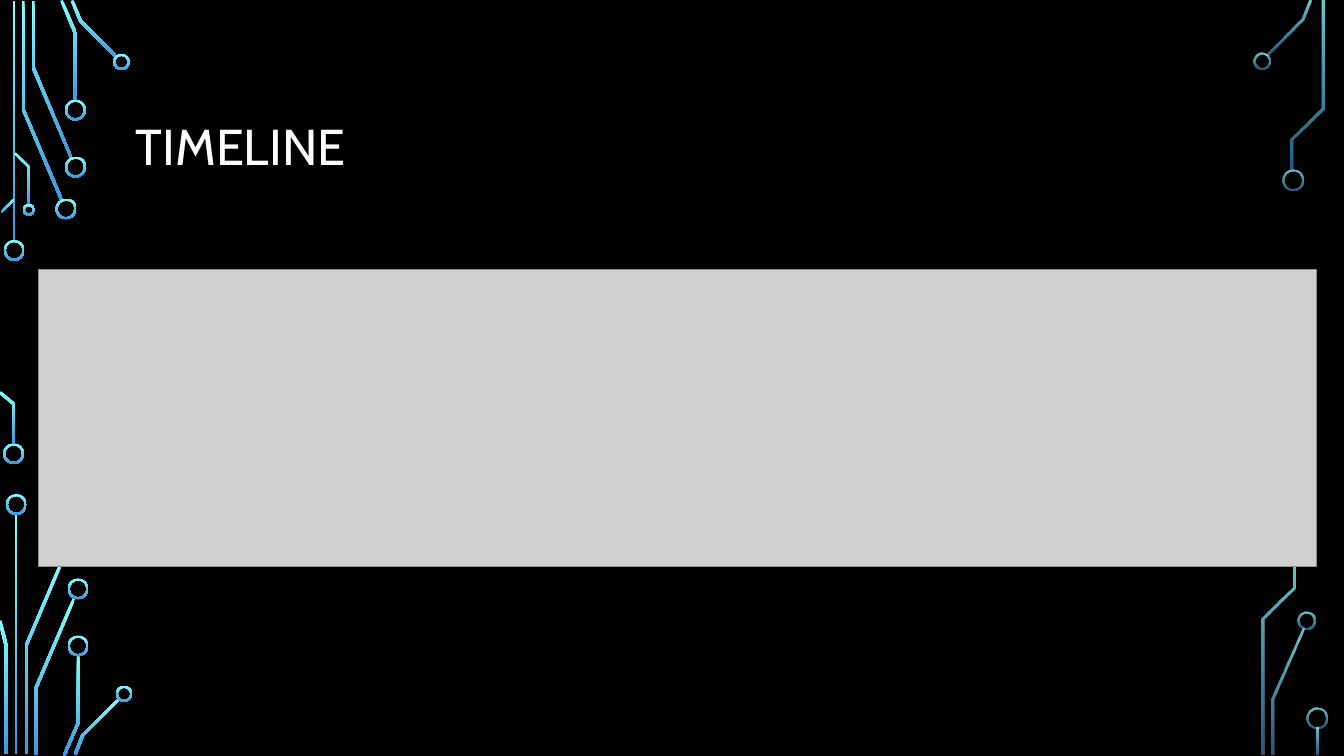
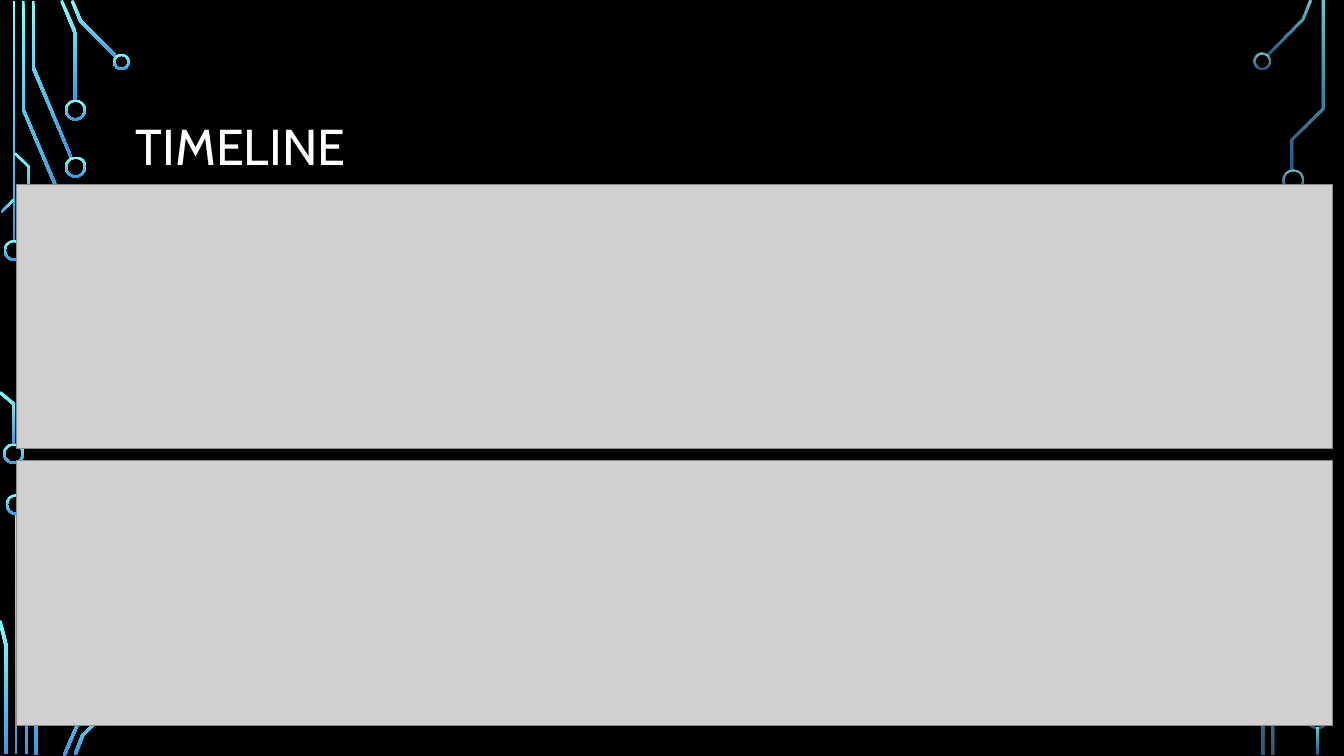
Before and after one commit to dontaylor6000/Group27_Tracker, a slide deck: slide 20 of Documentation/PDR.pptx. Drawn at 1344x756 pixels with LibreOffice and Linux fonts; fonts in the diff are those of the drawing; grey boxes stand for pictures; background and template pictures are left out. Boxes give left, top, right and bottom in pixels: in the first picture for what was removed or moved away, otherwise in the second. Text is boxed around its words. In the diff, an @@ line names an element or a change of style, - is before the commit and + after.

Commit message:
Update PDR.pptx
Updated timeline to reflect 6 weeks of waiting for hardware

```diff
--- a/Documentation/PDR.pptx
+++ b/Documentation/PDR.pptx
@@ picture added at (x1=16, y1=185, x2=1333, y2=449) @@
@@ picture removed at (x1=38, y1=269, x2=1316, y2=566) @@
@@ picture added at (x1=16, y1=461, x2=1333, y2=725) @@
@@ group removed at (x1=22, y1=199, x2=1316, y2=702): 6 freeform shapes @@
```
Also in this commit, not shown: 3 other slides changed.
